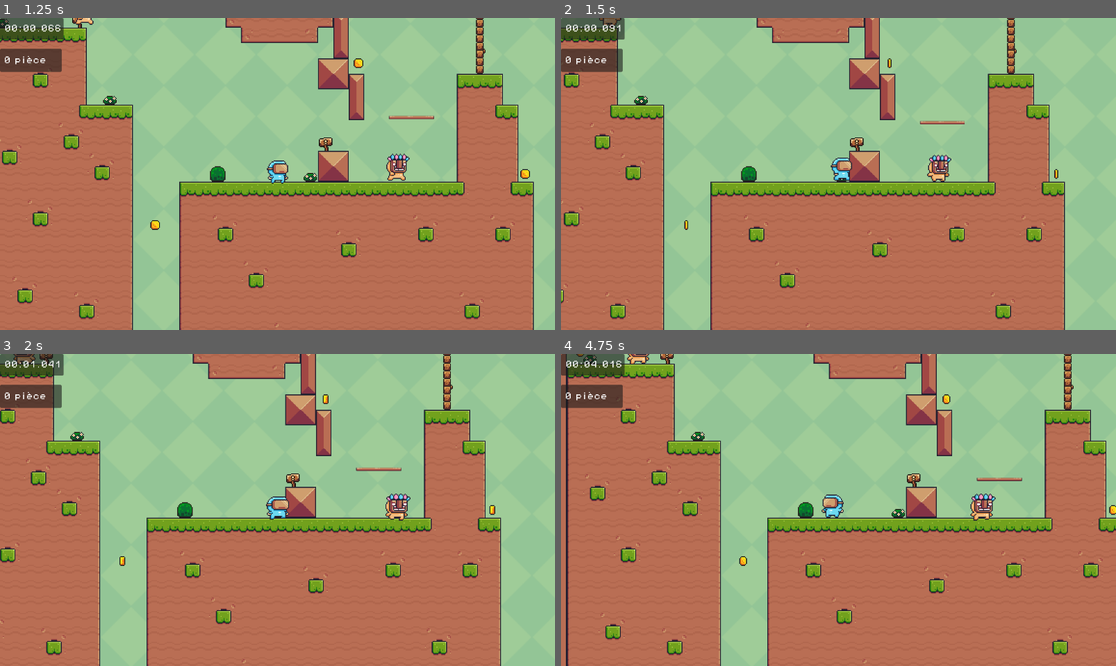
Above: before the commit, frames 1-4 (two rows, left to right).
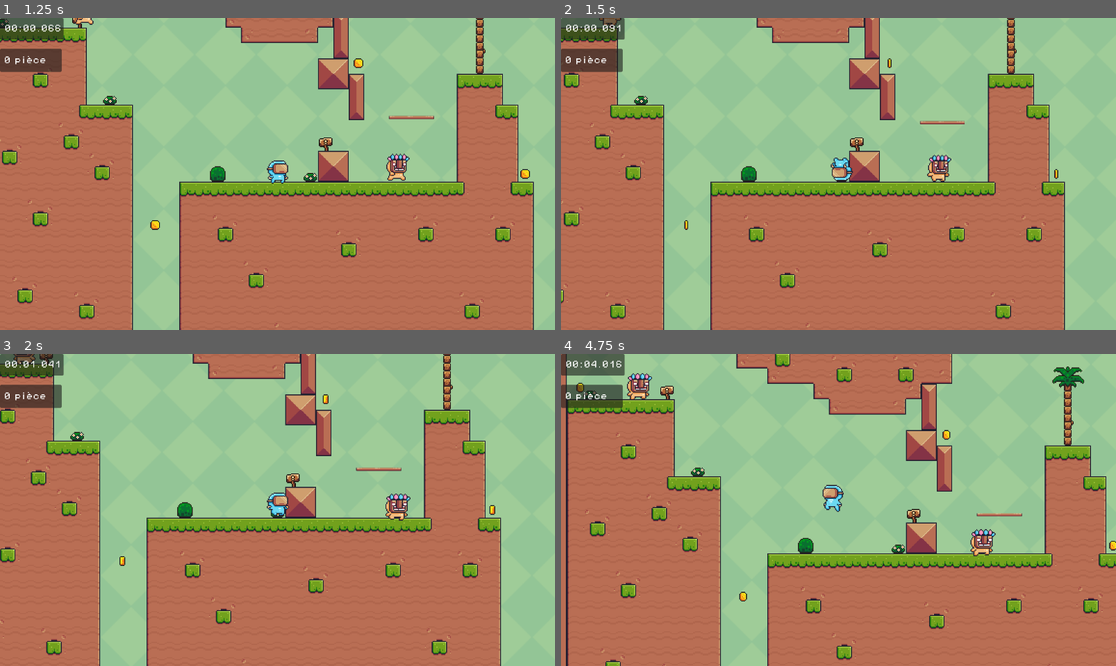
Above: after the commit, the same moments.

Repository: maximilienlemoine/Platforms
Game: Godot game, scene res://scene/ui/start_scene.tscn
The game is run twice, just before and just after one commit, with the same random seed, the same clock (stepped at 60 frames per second) and the same inputs.
Inputs (mouse positions are in pixels of both pictures, inside the frame that each line leads up to):
- Up to frame 1 (1.25 s): click "Niveau 1" at 0.5 s
- Up to frame 2 (1.5 s): tap Enter (ui_accept) at 1.25 s; move the mouse to (960, 158) at 1.27 s; hold Right (ui_right) from 1.28 s (still down); tap E (dash, bound only after the commit) at 1.35 s; click (960, 158) at 1.42 s
- Up to frame 3 (2 s): keep holding Right (ui_right); tap Enter (ui_accept) at 1.52, 1.55, 1.82 s
- Up to frame 4 (4.75 s): move the mouse to (727, 525) at 2.02 s; release Right (ui_right) at 2.03 s; hold S 2.03-2.78 s; tap Enter (ui_accept) at 2.1, 2.27, 2.57, 3.05, 3.77, 4.07, 4.52, 4.55 s; click (727, 525) at 2.17 s; tap E (dash, bound only after the commit) at 2.3, 2.85, 3.8 s; move the mouse to (894, 441) at 2.77 s; hold Right (ui_right) 2.78-3.53 s; click (894, 441) at 2.92 s; move the mouse to (810, 572) at 3.52 s; hold Up (ui_up) 3.53-4.28 s; tap F at 3.6 s; click (810, 572) at 3.67 s; move the mouse to (1005, 556) at 4.27 s; hold Left (ui_left) from 4.28 s (still down); tap Space at 4.35 s; click (1005, 556) at 4.42 s

Frame 1 is identical in both runs. In frame 2, 0.2% of the frame differs, in the area x 48-53%, y 44-53%; in frame 3, 0.2%; in frame 4, 26%, in the area x 1-100%, y 0-100%.

Commit message:
wip : input

Diff:
--- a/project.godot
+++ b/project.godot
@@ -28,6 +28,33 @@
 
 enabled=PackedStringArray("res://addons/Todo_Manager/plugin.cfg", "res://addons/phantom_camera/plugin.cfg", "res://addons/project_time_tracker/plugin.cfg")
 
+[input]
+
+controller_left={
+"deadzone": 0.5,
+"events": [Object(InputEventKey,"resource_local_to_scene":false,"resource_name":"","device":-1,"window_id":0,"alt_pressed":false,"shift_pressed":false,"ctrl_pressed":false,"meta_pressed":false,"pressed":false,"keycode":0,"physical_keycode":4194319,"key_label":0,"unicode":0,"echo":false,"script":null)
+, Object(InputEventKey,"resource_local_to_scene":false,"resource_name":"","device":-1,"window_id":0,"alt_pressed":false,"shift_pressed":false,"ctrl_pressed":false,"meta_pressed":false,"pressed":false,"keycode":0,"physical_keycode":65,"key_label":0,"unicode":113,"echo":false,"script":null)
+]
+}
+controller_right={
+"deadzone": 0.5,
+"events": [Object(InputEventKey,"resource_local_to_scene":false,"resource_name":"","device":-1,"window_id":0,"alt_pressed":false,"shift_pressed":false,"ctrl_pressed":false,"meta_pressed":false,"pressed":false,"keycode":0,"physical_keycode":4194321,"key_label":0,"unicode":0,"echo":false,"script":null)
+, Object(InputEventKey,"resource_local_to_scene":false,"resource_name":"","device":-1,"window_id":0,"alt_pressed":false,"shift_pressed":false,"ctrl_pressed":false,"meta_pressed":false,"pressed":false,"keycode":0,"physical_keycode":68,"key_label":0,"unicode":100,"echo":false,"script":null)
+]
+}
+jump={
+"deadzone": 0.5,
+"events": [Object(InputEventKey,"resource_local_to_scene":false,"resource_name":"","device":-1,"window_id":0,"alt_pressed":false,"shift_pressed":false,"ctrl_pressed":false,"meta_pressed":false,"pressed":false,"keycode":0,"physical_keycode":4194320,"key_label":0,"unicode":0,"echo":false,"script":null)
+, Object(InputEventKey,"resource_local_to_scene":false,"resource_name":"","device":-1,"window_id":0,"alt_pressed":false,"shift_pressed":false,"ctrl_pressed":false,"meta_pressed":false,"pressed":false,"keycode":0,"physical_keycode":32,"key_label":0,"unicode":32,"echo":false,"script":null)
+]
+}
+dash={
+"deadzone": 0.5,
+"events": [Object(InputEventKey,"resource_local_to_scene":false,"resource_name":"","device":-1,"window_id":0,"alt_pressed":false,"shift_pressed":false,"ctrl_pressed":false,"meta_pressed":false,"pressed":false,"keycode":0,"physical_keycode":69,"key_label":0,"unicode":101,"echo":false,"script":null)
+, Object(InputEventMouseButton,"resource_local_to_scene":false,"resource_name":"","device":-1,"window_id":0,"alt_pressed":false,"shift_pressed":false,"ctrl_pressed":false,"meta_pressed":false,"button_mask":0,"position":Vector2(0, 0),"global_position":Vector2(0, 0),"factor":1.0,"button_index":1,"canceled":false,"pressed":false,"double_click":false,"script":null)
+]
+}
+
 [physics]
 
 2d/default_gravity=1000.0
--- a/ptt.json
+++ b/ptt.json
@@ -1 +1 @@
-{"lo":"2024-05-23","ls":332,"sd":1715884593,"sn":false,"st":0,"td":5,"tt":54523}
+{"lo":"2024-05-28","ls":1362,"sd":1715884593,"sn":false,"st":0,"td":6,"tt":57577}
--- a/script/player.gd
+++ b/script/player.gd
@@ -1,9 +1,9 @@
 extends CharacterBody2D
 
-const SPEED = 150
-const JUMP_VELOCITY = -300.0
-const WALL_JUMP_VELOCITY = 1000
-const WALL_SLIDE_GRAVITY = 1500
+@export var SPEED = 150
+@export var JUMP_VELOCITY = -300.0
+@export var WALL_JUMP_VELOCITY = 1000
+@export var WALL_SLIDE_GRAVITY = 1500
 
 # Get the gravity from the project settings to be synced with RigidBody nodes.
 var gravity = ProjectSettings.get_setting("physics/2d/default_gravity")
@@ -16,14 +16,21 @@
 @onready var ray_cast_right = $RayCastRight
 @onready var timer = $Timer
 
+enum States {
+	IDLE,
+	RUN,JUMP,
+	AIR,
+	DEAD,
+}
+
 func _physics_process(delta):
 	# Get the input direction and handle the movement/deceleration.
 	# As good practice, you should replace UI actions with custom gameplay actions.
-	var direction = Input.get_axis("ui_left", "ui_right")
+	var direction = Input.get_axis("controller_left", "controller_right")
 	jump(delta)
 	handle_animation(direction)
 
-	if Input.is_action_just_pressed("ui_accept") and is_on_cooldown_dash:
+	if Input.is_action_just_pressed("dash") and is_on_cooldown_dash:
 		dash = true
 		is_on_cooldown_dash = false
 		$RollSound.play()
@@ -48,19 +55,19 @@
 
 func jump(delta):
 	if not is_on_floor():
-		if is_on_wall() and Input.is_action_pressed("ui_up"):
+		if is_on_wall() and Input.is_action_pressed("jump"):
 			double_jump = true
 			velocity.y = WALL_SLIDE_GRAVITY * delta
-			if Input.is_action_just_pressed("ui_right"):
+			if Input.is_action_just_pressed("controller_right"):
 				$JumpSound.play()
 				velocity.y = JUMP_VELOCITY*1.2
-			if Input.is_action_just_pressed("ui_left"):
+			if Input.is_action_just_pressed("controller_left"):
 				$JumpSound.play()
 				velocity.y = JUMP_VELOCITY*1.2
 		else:
 			velocity.y += gravity * delta
 
-	if Input.is_action_just_pressed("ui_up"):
+	if Input.is_action_just_pressed("jump"):
 		if is_on_floor():
 			double_jump = true
 			$JumpSound.play()
